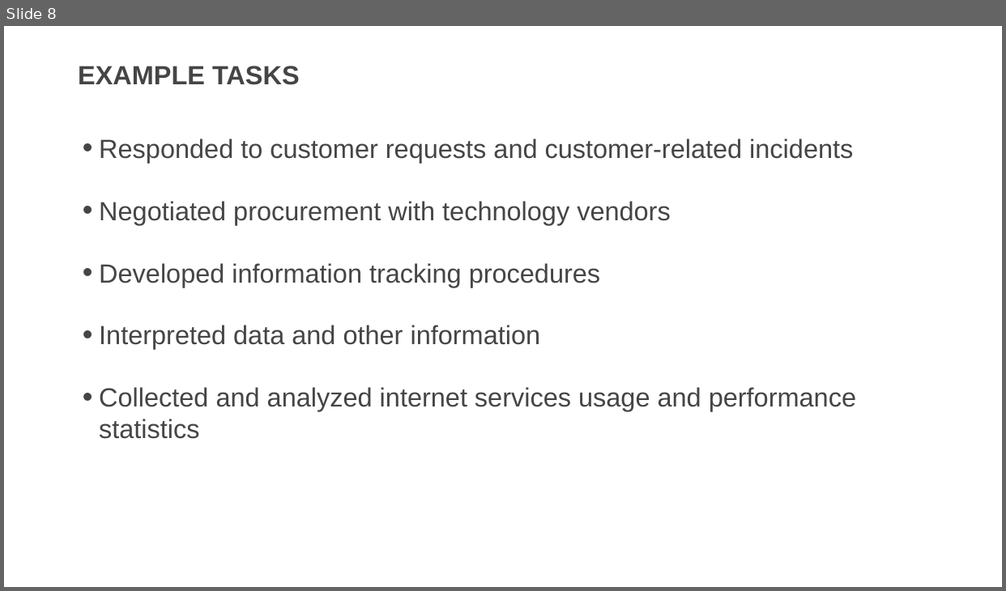
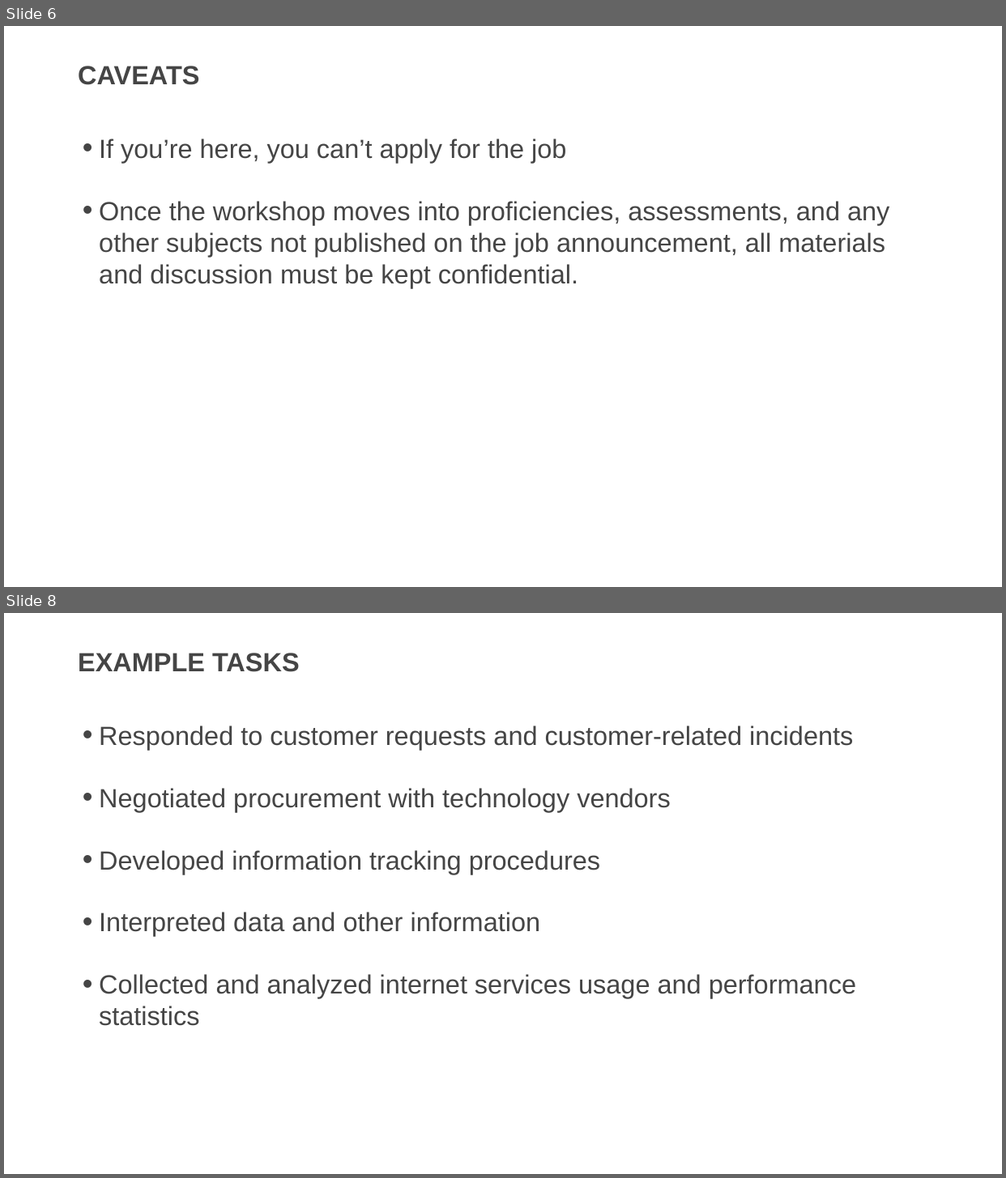
Before and after one commit to usds/SME-QA-Website, a slide deck: toolkit/job-analysis/job-analysis-presentation.pptx. Shown one above the other, each under a label of ours: slide 8 before the commit, slides 6 and 8 after it; the slides between them are not shown. The pictures are 1006x591 and 1006x1178 pixels, drawn with LibreOffice and Linux fonts; fonts in the diff are those of the drawing. Boxes give left, top, right and bottom in pixels: in the first picture for what was removed or moved away, otherwise in the second. Text is boxed around its words. In the diff, an @@ line names an element or a change of style, - is before the commit and + after.

```diff
--- a/toolkit/job-analysis/job-analysis-presentation.pptx
+++ b/toolkit/job-analysis/job-analysis-presentation.pptx
@@ slide 6 added at [4, 26, 1002, 587], background #FFFFFF @@
@@ title added at [78, 66, 199, 85], 36 pt, text #454545, bold @@
+CAVEATS
@@ text added at [99, 139, 889, 288], 36 pt, text #454545 @@
+• If you’re here, you can’t apply for the job
+• Once the workshop moves into proficiencies, assessments, and any other subjects not published on the job announcement, all materials and discussion must be kept confidential.
```
Also in this commit, not shown: 2 slides changed, 1 other slide added.
